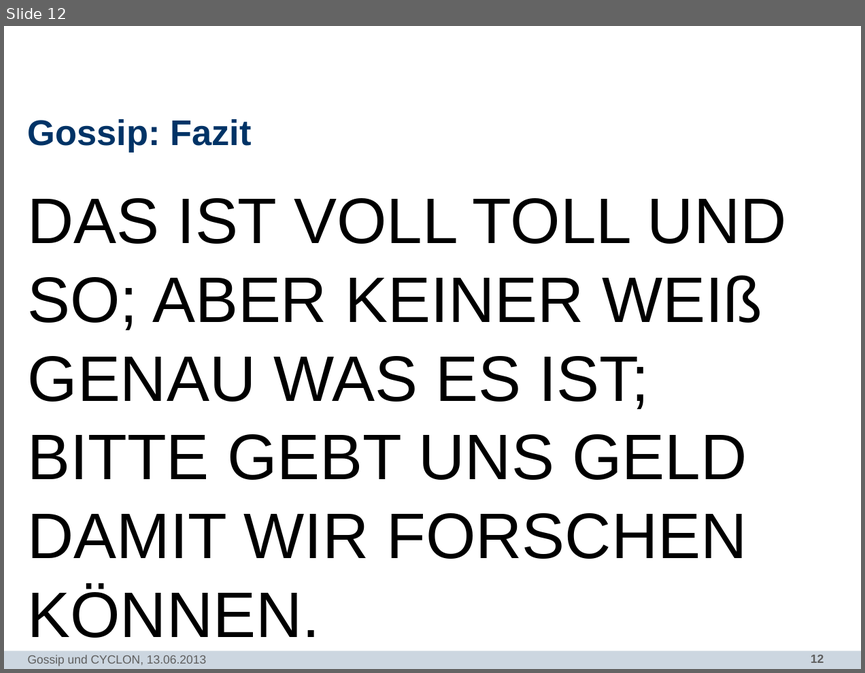
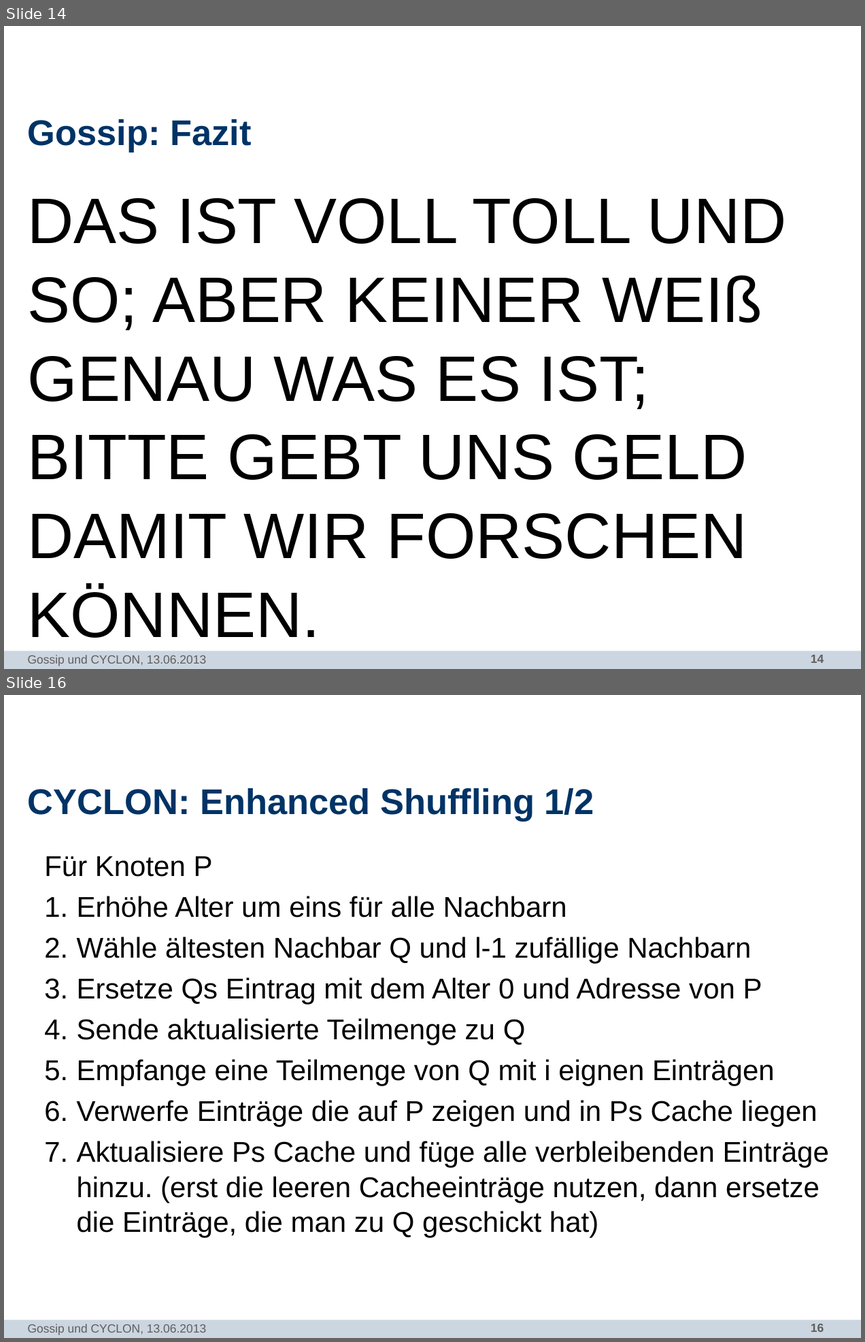
Before and after one commit to N8Fear/DistributedSystems, a slide deck: Vortrag/[MASTER] Präsentation.pptx. Shown one above the other, each under a label of ours: slide 12 before the commit, slides 14 and 16 after it; the slides between them are not shown. The pictures are 865x673 and 865x1342 pixels, drawn with LibreOffice and Linux fonts; fonts in the diff are those of the drawing; background and template pictures are left out. Boxes give left, top, right and bottom in pixels: in the first picture for what was removed or moved away, otherwise in the second. Text is boxed around its words. In the diff, an @@ line names an element or a change of style, - is before the commit and + after.

```diff
--- a/Vortrag/[MASTER] Präsentation.pptx
+++ b/Vortrag/[MASTER] Präsentation.pptx
@@ slide 16 added at (x1=4, y1=695, x2=861, y2=1338), background #FFFFFF; not listed: 2 template elements that a slide beside it also shows @@
@@ title added at (x1=28, y1=788, x2=594, y2=821), 30 pt, text #003366, bold @@
+CYCLON: Enhanced Shuffling 1/2
@@ text added at (x1=44, y1=856, x2=829, y2=1238), 24 pt, text #000000 @@
+  Für Knoten P
+  1. Erhöhe Alter um eins für alle Nachbarn
+  2. Wähle ältesten Nachbar Q und l-1 zufällige Nachbarn
+  3. Ersetze Qs Eintrag mit dem Alter 0 und Adresse von P
+  4. Sende aktualisierte Teilmenge zu Q
+  5. Empfange eine Teilmenge von Q mit i eignen Einträgen
+  6. Verwerfe Einträge die auf P zeigen und in Ps Cache liegen
+  7. Aktualisiere Ps Cache und füge alle verbleibenden Einträge hinzu. (erst die leeren Cacheeinträge nutzen, dann ersetze die Einträge, die man zu Q geschickt hat)
@@ text added at (x1=28, y1=1323, x2=206, y2=1335), 10 pt, text #5F5F5F @@
+Gossip und CYCLON, 13.06.2013
@@ what was slide 12 is now slide 14 @@
@@ page number at (x1=810, y1=654, x2=823, y2=662): text changed @@
-12
+14
```
Also in this commit, not shown: 6 slides changed, 11 other slides added, 5 other files.
